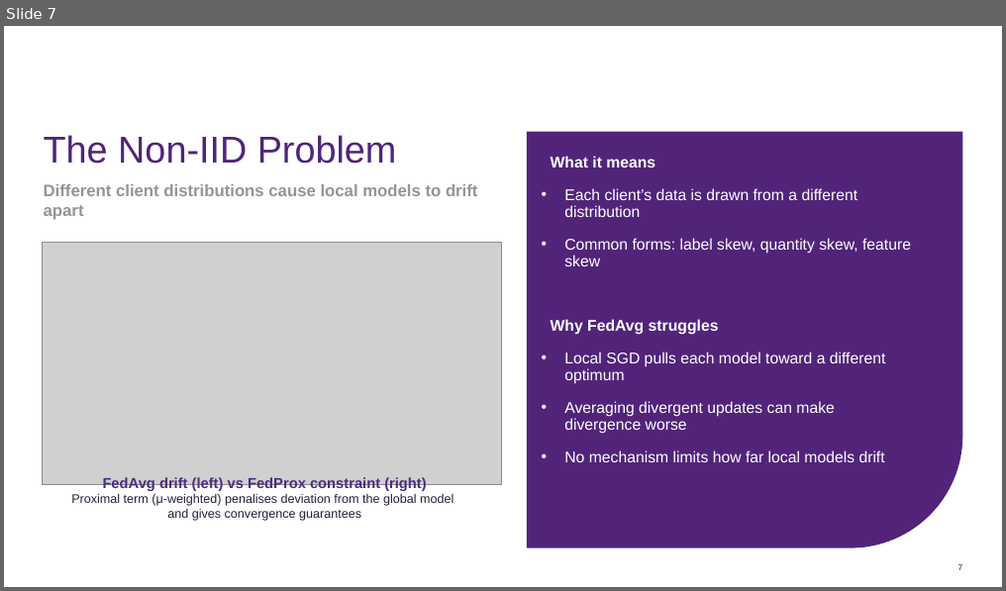
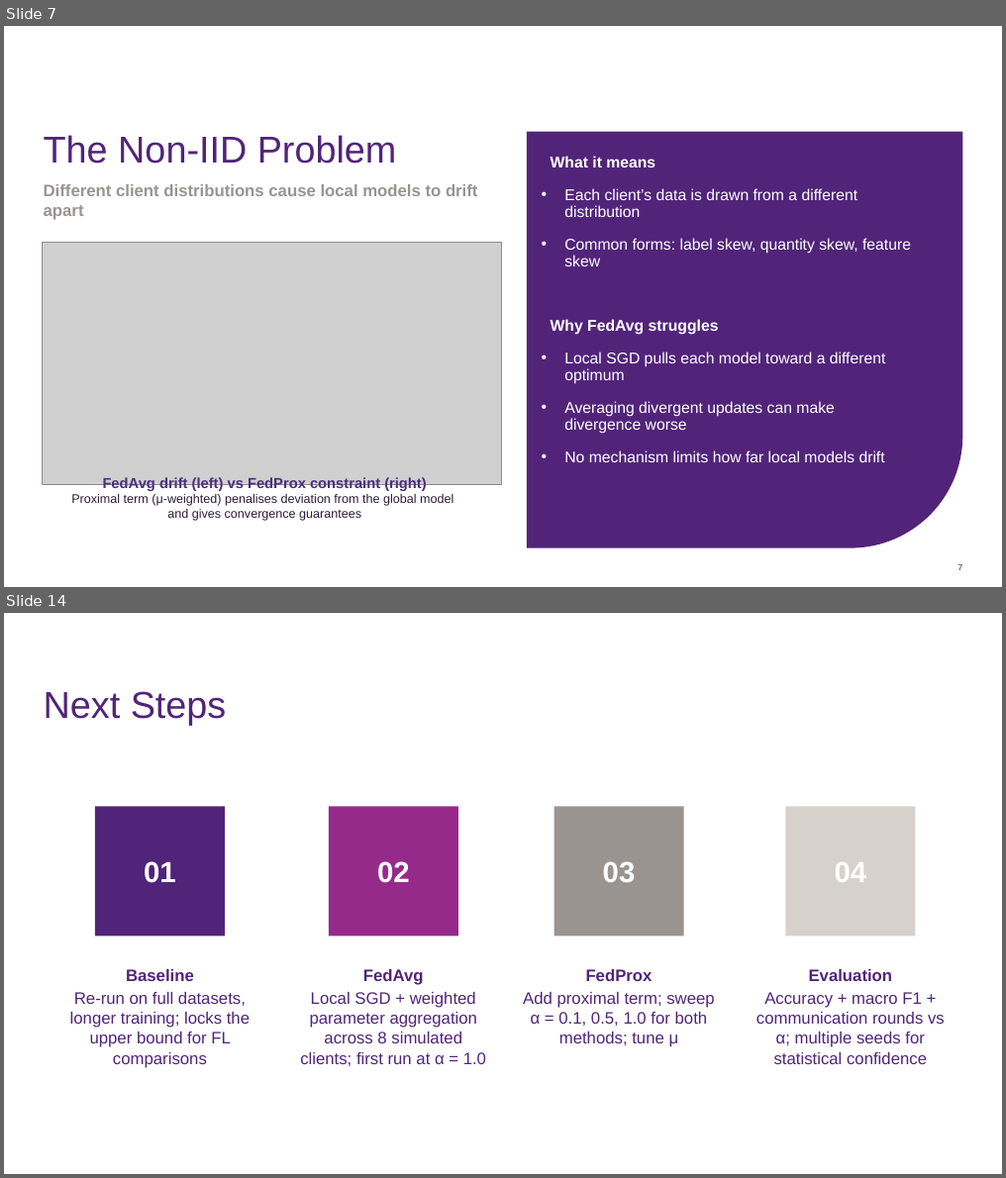
Before and after one commit to alexzhgu/skin-federated, a slide deck: Progress Seminar/Privacy-Preserving Federated Learning for Distributed Skin Disease Classification.pptx. Shown one above the other, each under a label of ours: slide 7 before the commit, slides 7 and 14 after it; the slides between them are not shown. The pictures are 1006x591 and 1006x1178 pixels, drawn with LibreOffice and Linux fonts; fonts in the diff are those of the drawing; grey boxes stand for pictures; background and template pictures are left out. Boxes give left, top, right and bottom in pixels: in the first picture for what was removed or moved away, otherwise in the second. Text is boxed around its words. In the diff, an @@ line names an element or a change of style, - is before the commit and + after.

```diff
--- a/Progress Seminar/Privacy-Preserving Federated Learning for Distributed Skin Disease Classification.pptx
+++ b/Progress Seminar/Privacy-Preserving Federated Learning for Distributed Skin Disease Classification.pptx
@@ slide 14 added at [4,613,1002,1174], background #FFFFFF @@
@@ title added at [44,691,227,725], 36 pt, text #51247A @@
+Next Steps
@@ text added at [95,806,225,936], fill #51247A, 28 pt, text #FFFFFF, bold @@
+01
@@ text added at [329,806,458,936], fill #962A8B, 28 pt, text #FFFFFF, bold @@
+02
@@ text added at [554,806,684,936], fill #999490, 28 pt, text #FFFFFF, bold @@
+03
@@ text added at [785,806,915,936], fill #D7D1CC, 28 pt, text #FFFFFF, bold @@
+04
@@ text added at [70,992,250,1068], 16 pt, text #51247A @@
+Re-run on full datasets, longer training; locks the upper bound for FL comparisons
@@ text added at [126,969,194,981], 16 pt, text #51247A, bold @@
+Baseline
@@ text added at [300,992,486,1066], 16 pt, text #51247A @@
+Local SGD + weighted parameter aggregation across 8 simulated clients; first run at α = 1.0
@@ text added at [363,969,424,985], 16 pt, text #51247A, bold @@
+FedAvg
@@ text added at [523,992,714,1048], 16 pt, text #51247A @@
+Add proximal term; sweep α = 0.1, 0.5, 1.0 for both methods; tune μ
@@ text added at [586,969,652,981], 16 pt, text #51247A, bold @@
+FedProx
@@ text added at [756,992,944,1064], 16 pt, text #51247A @@
+Accuracy + macro F1 + communication rounds vs α; multiple seeds for statistical confidence
@@ text added at [809,969,893,981], 16 pt, text #51247A, bold @@
+Evaluation
```
Also in this commit, not shown: 3 slides changed, 7 other slides added, 2 slides removed, 11 other files.
